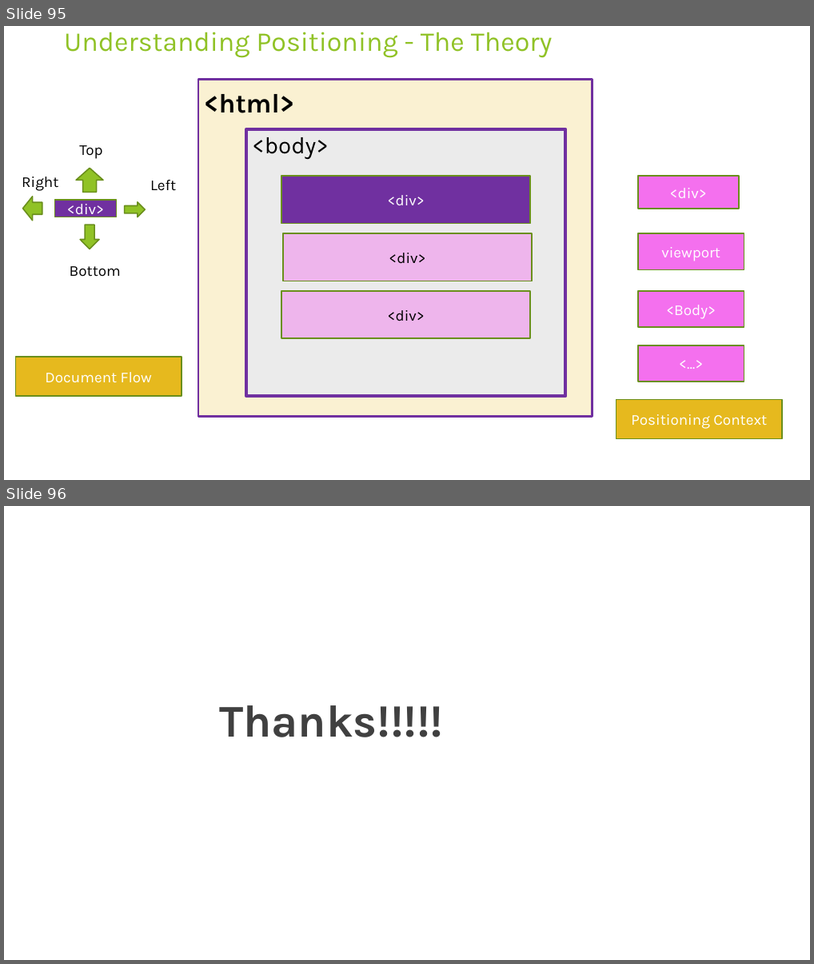
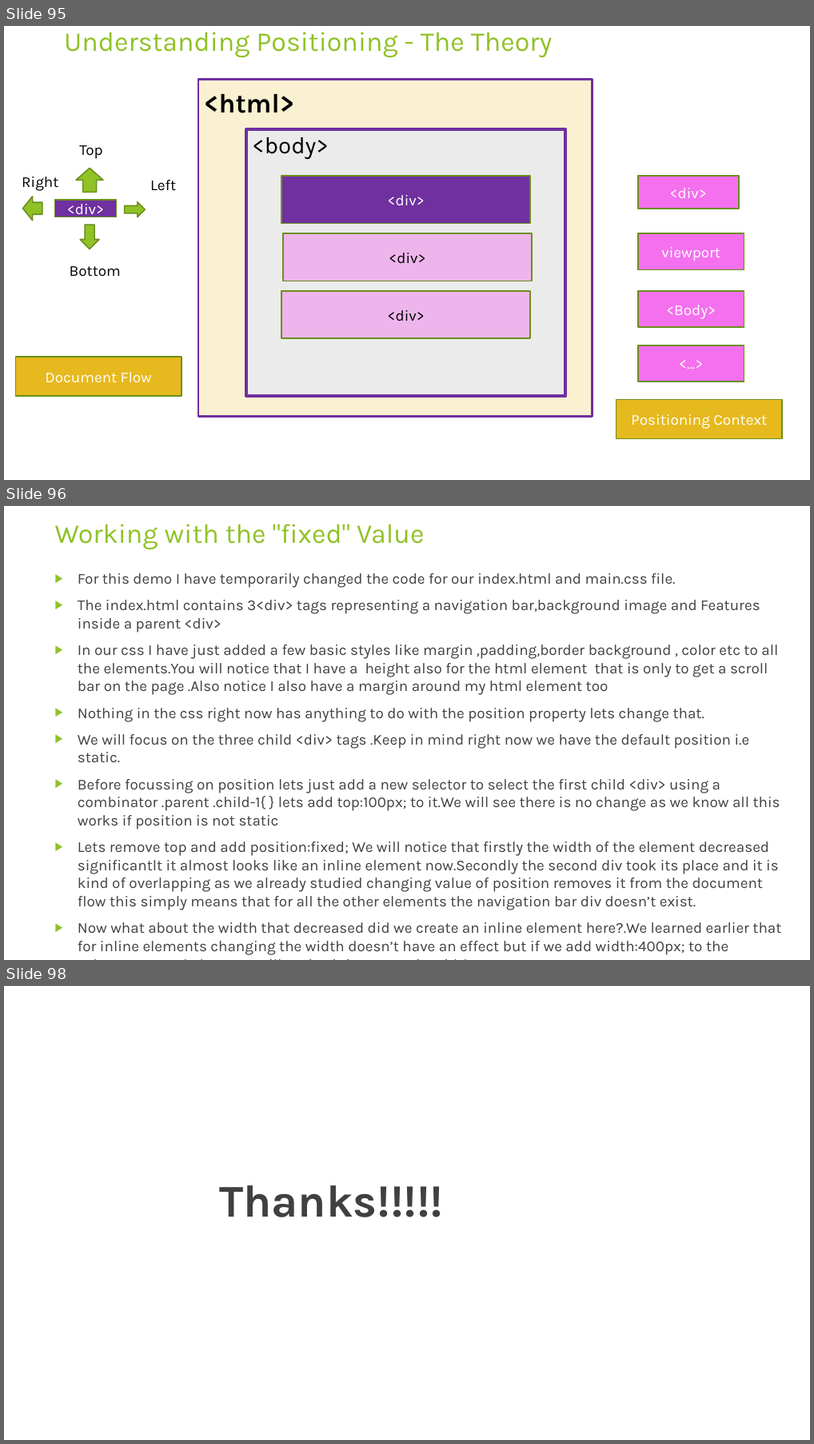
Before and after one commit to rudhrainfogain/CSS, a slide deck: PPT/Css-v6.pptx. Shown one above the other, each under a label of ours: slides 95 and 96 before the commit, slides 95, 96 and 98 after it; the slides between them are not shown. The pictures are 814x964 and 814x1444 pixels, drawn with LibreOffice and Linux fonts; fonts in the diff are those of the drawing. Boxes give left, top, right and bottom in pixels: in the first picture for what was removed or moved away, otherwise in the second. Text is boxed around its words. In the diff, an @@ line names an element or a change of style, - is before the commit and + after.

Commit message:
WorkingWithFixedValue

```diff
--- a/PPT/Css-v6.pptx
+++ b/PPT/Css-v6.pptx
@@ slide 96 added at bbox=[4, 506, 810, 960], background #FFFFFF @@
@@ title added at bbox=[55, 524, 424, 550], 32.4 pt, text #90C226 @@
+Working with the "fixed" Value
@@ text added at bbox=[78, 573, 782, 955], 18 pt, text #404040 @@
+▶ For this demo I have temporarily changed the code for our index.html and main.css file.
+▶ The index.html contains 3<div> tags representing a navigation bar,background image and Features inside a parent <div>
+▶ In our css I have just added a few basic styles like margin ,padding,border background , color etc to all the elements.You will notice that I have a height also for the html element that is only to get a scroll bar on the page .Also notice I also have a margin around my html element too
+▶ Nothing in the css right now has anything to do with the position property lets change that.
+▶ We will focus on the three child <div> tags .Keep in mind right now we have the default position i.e static.
+▶ Before focussing on position lets just add a new selector to select the first child <div> using a combinator .parent .child-1{ } lets add top:100px; to it.We will see there is no change as we know all this works if position is not static
+▶ Lets remove top and add position:fixed; We will notice that firstly the width of the element decreased significantlt it almost looks like an inline element now.Secondly the second div took its place and it is kind of overlapping as we already studied changing value of position removes it from the document flow this simply means that for all the other elements the navigation bar div doesn’t exist.
+▶ Now what about the width that decreased did we create an inline element here?.We learned earlier that for inline elements changing the width doesn’t have an effect but if we add width:400px; to the selector created above we will notice it increases in width
@@ what was slide 96 is now slide 98 @@
```
Also in this commit, not shown: 1 other slide added, 2 other files.
